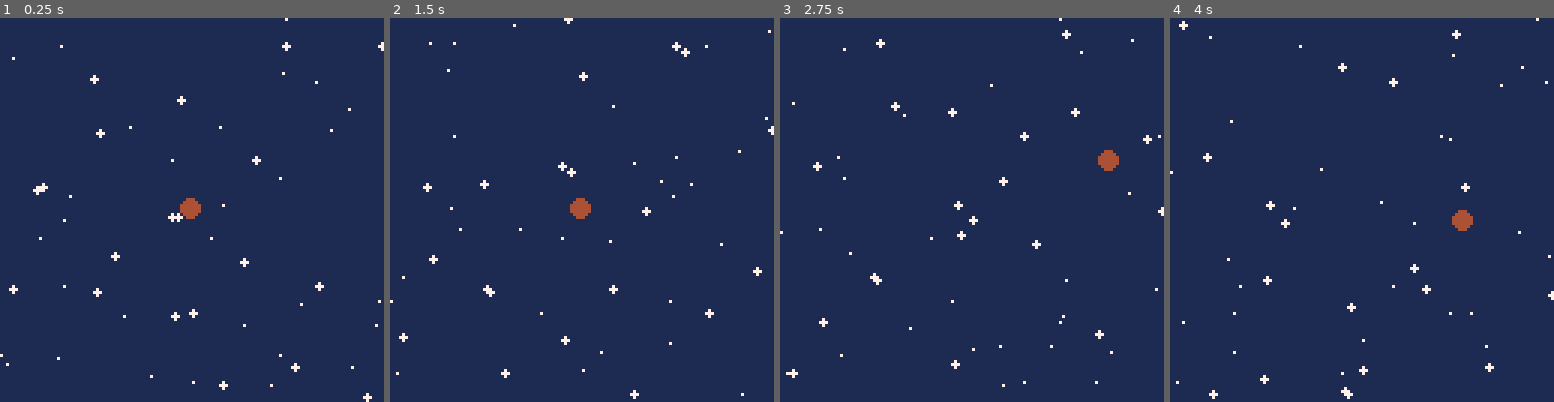
Above: before the commit, frames 1-4 (left to right).
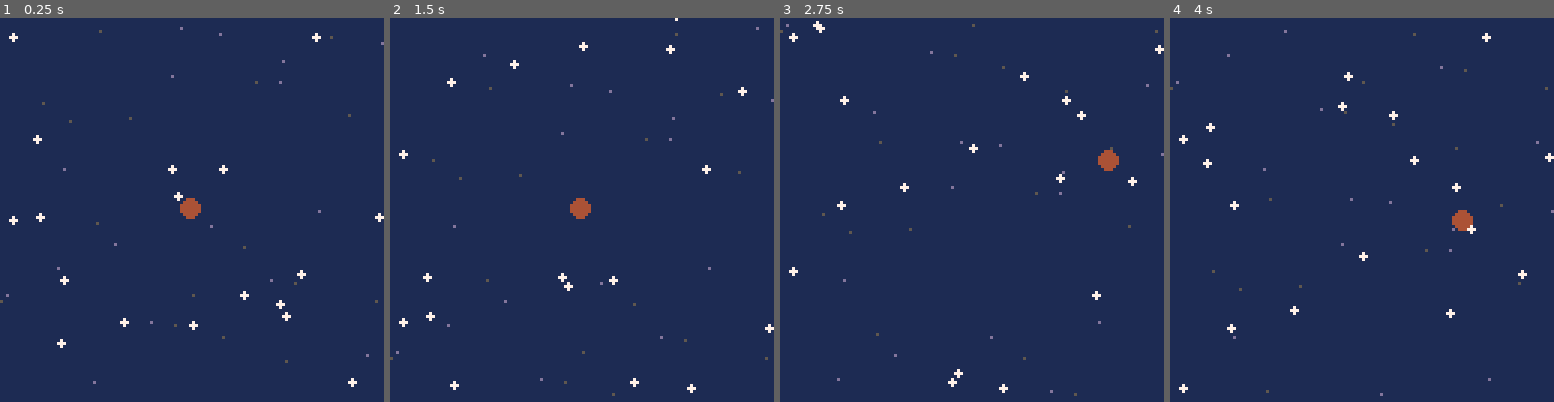
Above: after the commit, the same moments.

Repository: djc5627/pico8-first-game
Game: PICO-8 cartridge first_game.p8
Two runs of this game, one before a commit and one after it. Both use one fixed random seed, a clock stepped at 60 frames per second and the inputs below.
Inputs:
- Up to frame 1 (0.25 s): no input
- Up to frame 2 (1.5 s): no input
- Up to frame 3 (2.75 s): hold Right 1.6-2.1 s; hold Up 2.15-2.42 s; hold Right from 2.47 s (still down)
- Up to frame 4 (4 s): release Right at 3.03 s; hold Left 3.08-3.58 s; hold Down 3.63-3.97 s

The runs differ from the first frame. In frame 1, 1.5% of the frame differs, in the area x 0-100%, y 0-100%; in frame 2, 1.5%; in frame 3, 1.5%; in frame 4, 1.5%.

Commit message:
Implement base class and entity class.

Diff:
--- a/first_game.p8
+++ b/first_game.p8
@@ -1,6 +1,7 @@
 pico-8 cartridge // http://www.pico-8.com
 version 43
 __lua__
+#include src/class.lua
 #include src/main.lua
 #include src/player.lua
 #include src/star.lua
--- /dev/null
+++ b/src/class.lua
@@ -0,0 +1,14 @@
+class = {
+    new = function(self, tbl)
+        tbl = tbl or {}
+        setmetatable(tbl, {
+            __index=self
+        })
+        return tbl
+    end
+}
+
+entity = class:new({
+    x = 0,
+    y = 0
+})
--- a/src/player.lua
+++ b/src/player.lua
@@ -68,10 +68,5 @@
             star.x,
             star.y
         )
-        if intersect then
-            star.clr = 8
-        else
-            star.clr = 7
-        end
     end
 end
--- a/src/star.lua
+++ b/src/star.lua
@@ -1,9 +1,7 @@
-star = {
-    x = 64,
-    y = -1,
-    spd = 1,
-    rad = 1,
-    clr = 7,
+star = entity:new({
+    spd = .5,
+    rad = 0,
+    clr = 13,
 
     new = function(self, tbl)
         tbl = tbl or {}
@@ -28,4 +26,22 @@
             self.clr
         )
     end
-}
+})
+
+far_star = star:new({
+    spd = 0.5,
+    rad = 0,
+    clr = 5
+})
+
+near_star = star:new({
+    spd = .74,
+    rad = 1,
+    clr = 7,
+
+    new = function(self, tbl)
+        tbl = star.new(self, tbl)
+        tbl.spd += rnd(.5)
+        return tbl
+    end
+})
--- a/src/starfield.lua
+++ b/src/starfield.lua
@@ -1,14 +1,13 @@
 ---@diagnostic disable: undefined-global
 function _initStars()
     stars = {}
+    star_types = {star, far_star, near_star}
 
     for i=1, 50 do
-        local star = star:new({
+        local star_type = rnd(star_types)
+        local star = star_type:new({
             x = flr(rnd(128)),
             y = flr(rnd(128)),
-            -- spd = rnd(10) + 0.5,
-            spd = rnd(5) + 0.1,
-            rad = flr(rnd(2)),
         })
         add(stars, star)
     end
